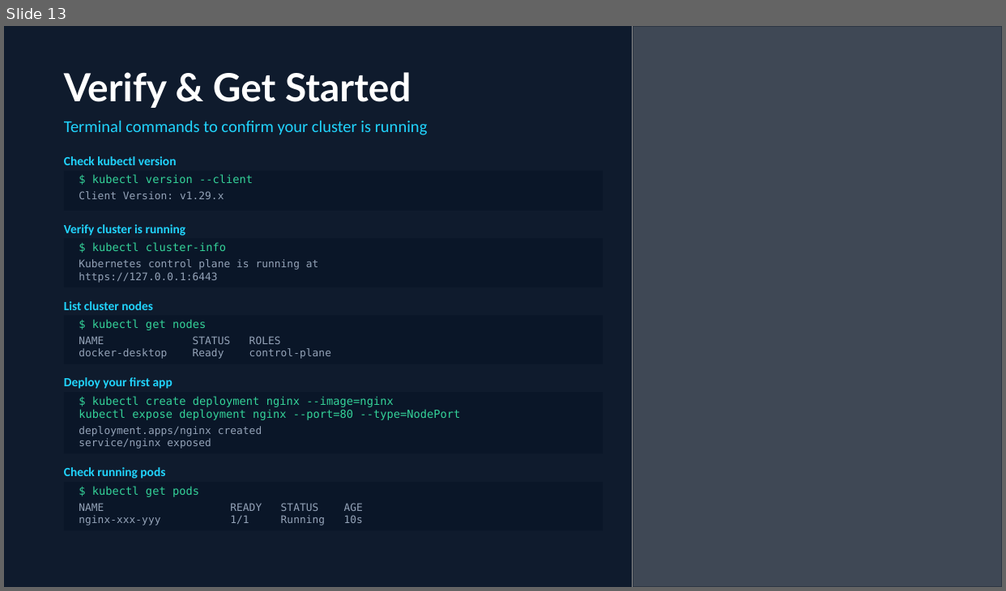
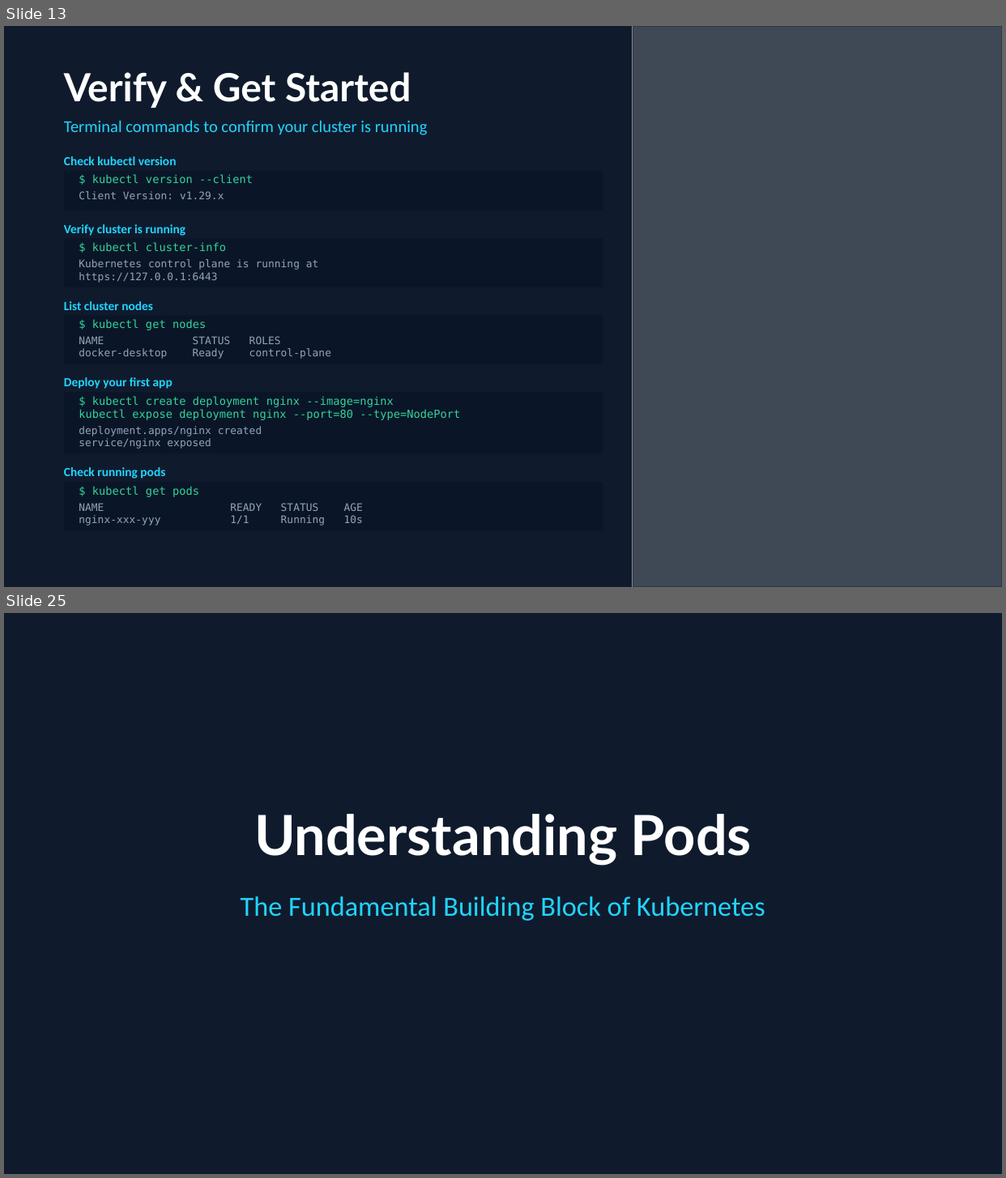
Before and after one commit to atul-matkawala-232/DevOps-Material, a slide deck: 21.kubernetes/Kubernetes.pptx. Shown one above the other, each under a label of ours: slide 13 before the commit, slides 13 and 25 after it; the slides between them are not shown. The pictures are 1006x591 and 1006x1178 pixels, drawn with LibreOffice and Linux fonts; fonts in the diff are those of the drawing; grey boxes stand for pictures. Boxes give left, top, right and bottom in pixels: in the first picture for what was removed or moved away, otherwise in the second. Text is boxed around its words. In the diff, an @@ line names an element or a change of style, - is before the commit and + after.

Commit message:
Updated Kubernetes PPT

```diff
--- a/21.kubernetes/Kubernetes.pptx
+++ b/21.kubernetes/Kubernetes.pptx
@@ slide 25 added at box(4, 613, 1002, 1174), background #0F1B2D @@
@@ title added at box(254, 814, 752, 866), 40 pt, text #FFFFFF, bold @@
+Understanding Pods
@@ subtitle added at box(241, 897, 765, 921), 20 pt, text #21D4FD @@
+The Fundamental Building Block of Kubernetes
```
Also in this commit, not shown: 21 other slides added, 1 slide removed, 6 other files.
